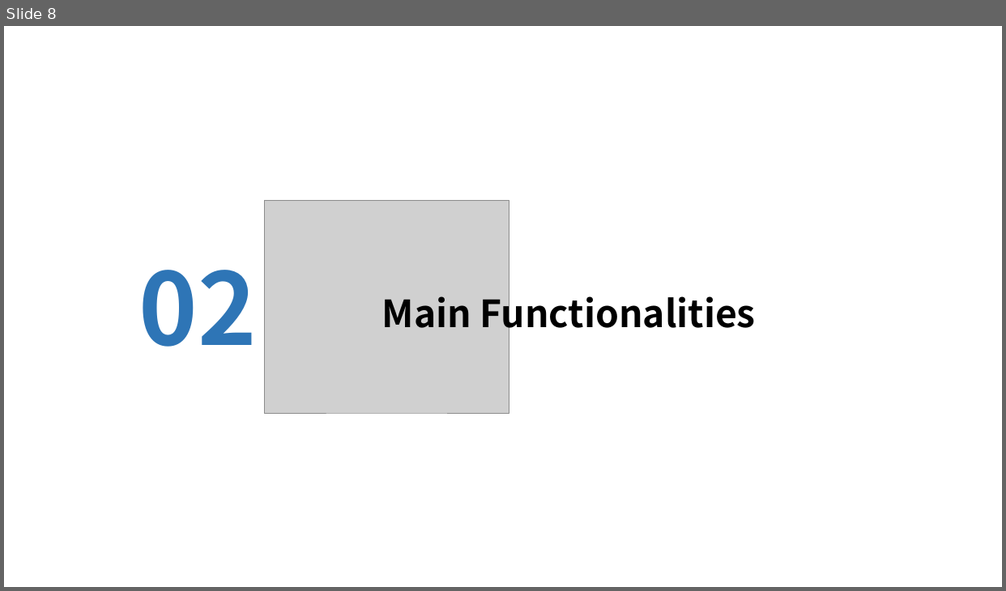
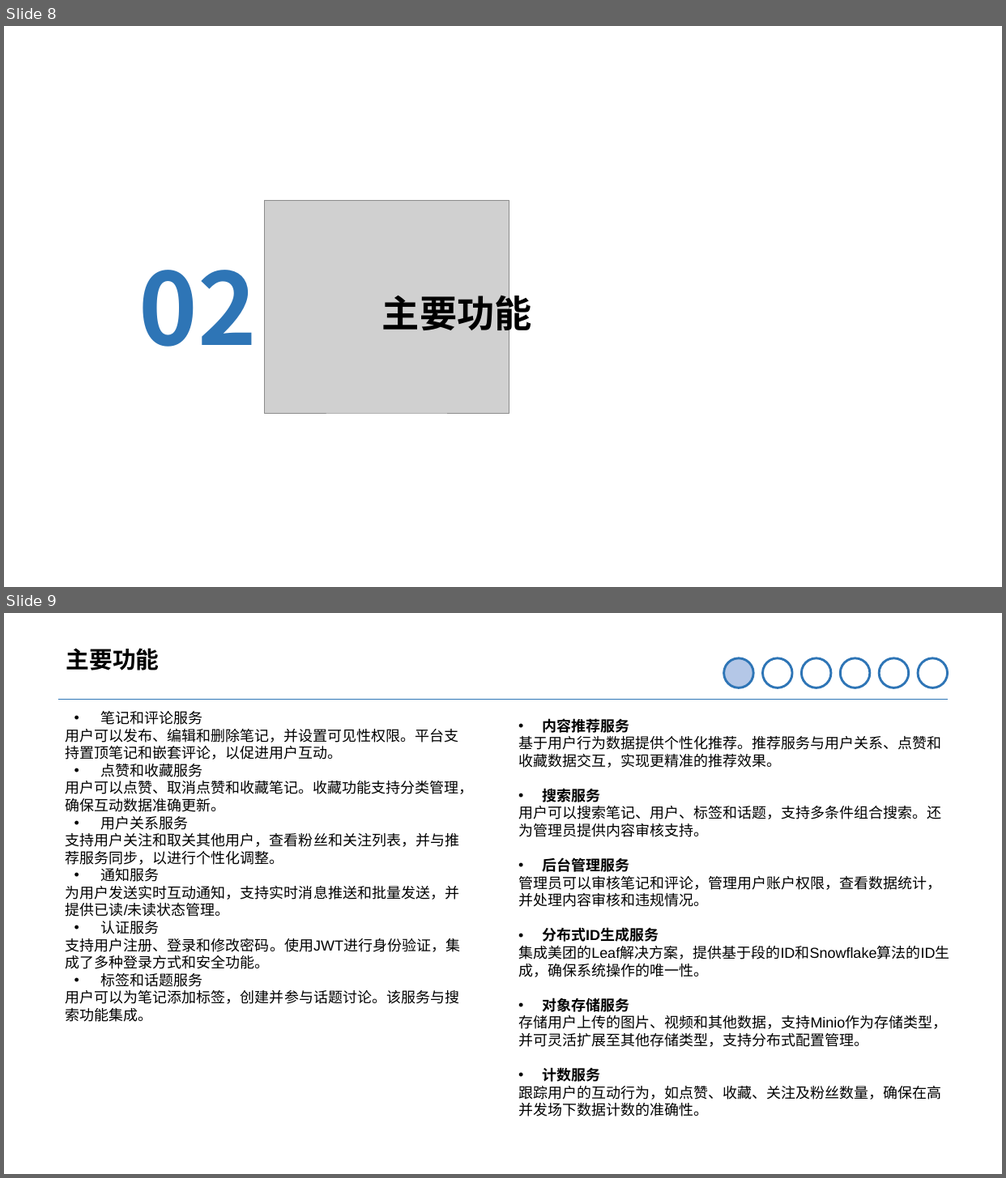
Before and after one commit to Yuen647/Momento, a slide deck: proposal-doc/12组-Momento.pptx. Shown one above the other, each under a label of ours: slide 8 before the commit, slides 8 and 9 after it. The pictures are 1006x591 and 1006x1178 pixels, drawn with LibreOffice and Linux fonts; fonts in the diff are those of the drawing; grey boxes stand for pictures; background and template pictures are left out. Boxes give left, top, right and bottom in pixels: in the first picture for what was removed or moved away, otherwise in the second. Text is boxed around its words. In the diff, an @@ line names an element or a change of style, - is before the commit and + after.

```diff
--- a/proposal-doc/12组-Momento.pptx
+++ b/proposal-doc/12组-Momento.pptx
@@ slide 9 added at (x1=4, y1=613, x2=1002, y2=1174), background #FFFFFF @@
@@ text added at (x1=66, y1=648, x2=160, y2=671), 22.4 pt, text #000000, bold @@
+主要功能
@@ ellipse added at (x1=724, y1=658, x2=754, y2=688), fill #B4C7E7, outline #2E75B6 2.25 pt @@
@@ ellipse added at (x1=763, y1=658, x2=793, y2=688), outline #2E75B6 2.25 pt @@
@@ ellipse added at (x1=801, y1=658, x2=831, y2=688), outline #2E75B6 2.25 pt @@
@@ ellipse added at (x1=840, y1=658, x2=870, y2=688), outline #2E75B6 2.25 pt @@
@@ ellipse added at (x1=879, y1=658, x2=909, y2=688), outline #2E75B6 2.25 pt @@
@@ ellipse added at (x1=918, y1=658, x2=948, y2=688), outline #2E75B6 2.25 pt @@
@@ line added from (58, 699) to (948, 699), #2E75B6 0.5 pt @@
@@ text added at (x1=66, y1=711, x2=474, y2=1022), 14 pt, text #000000 @@
+• 笔记和评论服务
+用户可以发布、编辑和删除笔记，并设置可见性权限。平台支持置顶笔记和嵌套评论，以促进用户互动。
+• 点赞和收藏服务
+用户可以点赞、取消点赞和收藏笔记。收藏功能支持分类管理，确保互动数据准确更新。
+• 用户关系服务
+支持用户关注和取关其他用户，查看粉丝和关注列表，并与推荐服务同步，以进行个性化调整。
+• 通知服务
+为用户发送实时互动通知，支持实时消息推送和批量发送，并提供已读/未读状态管理。
+• 认证服务
+支持用户注册、登录和修改密码。使用JWT进行身份验证，集成了多种登录方式和安全功能。
+• 标签和话题服务
+用户可以为笔记添加标签，创建并参与话题讨论。该服务与搜索功能集成。
@@ text added at (x1=518, y1=718, x2=950, y2=1117), 14 pt, text #000000 @@
+• 内容推荐服务
+基于用户行为数据提供个性化推荐。推荐服务与用户关系、点赞和收藏数据交互，实现更精准的推荐效果。
+• 搜索服务
+用户可以搜索笔记、用户、标签和话题，支持多条件组合搜索。还为管理员提供内容审核支持。
+• 后台管理服务
+管理员可以审核笔记和评论，管理用户账户权限，查看数据统计，并处理内容审核和违规情况。
+• 分布式ID生成服务
+集成美团的Leaf解决方案，提供基于段的ID和Snowflake算法的ID生成，确保系统操作的唯一性。
+• 对象存储服务
+存储用户上传的图片、视频和其他数据，支持Minio作为存储类型，并可灵活扩展至其他存储类型，支持分布式配置管理。
+• 计数服务
+跟踪用户的互动行为，如点赞、收藏、关注及粉丝数量，确保在高并发场下数据计数的准确性。
@@ slide 8 changed as well @@
@@ text at (x1=382, y1=289, x2=532, y2=337): text changed @@
-Main Functionalities
+主要功能
```
Also in this commit, not shown: 7 other slides changed, 13 other slides added, 12 slides removed, 19 other files.
